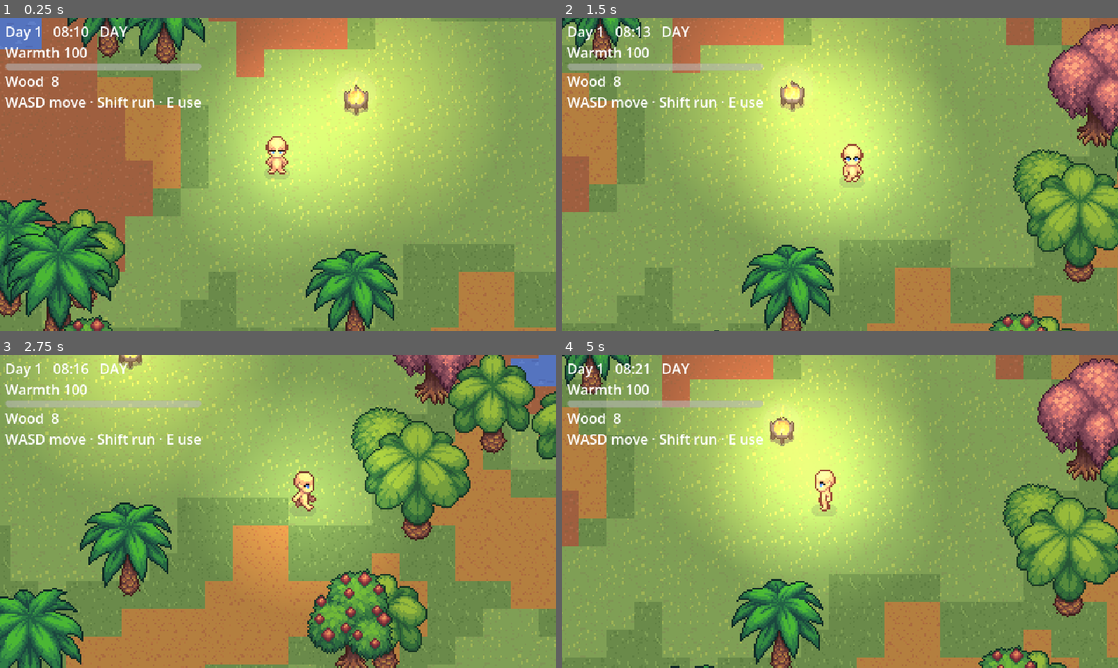
Above: before the commit, frames 1-4 (two rows, left to right).
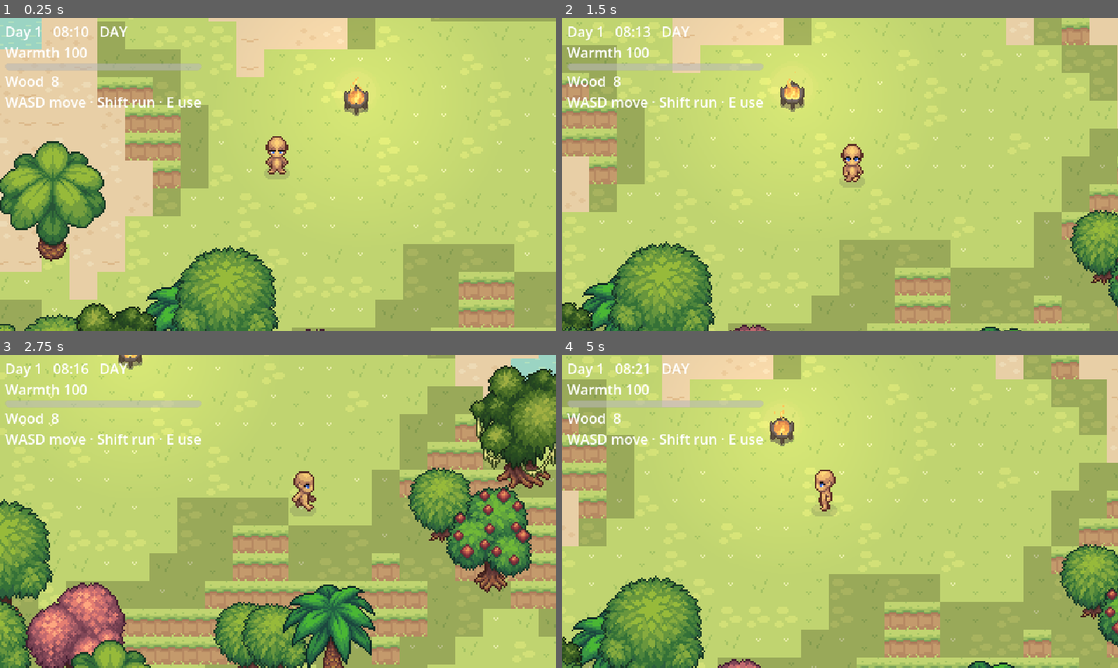
Above: after the commit, the same moments.

Repository: 1oscarhann/Project-Elden
Game: Godot game, scene res://scenes/main/Main.tscn
Same seed, same stepped clock (60 frames per second), same inputs: the game is played once before the commit and once after it.
Inputs:
- Up to frame 1 (0.25 s): no input
- Up to frame 2 (1.5 s): tap Enter at 0.5 s; hold D (move_right) 0.53-1.28 s; hold Shift (run) 0.53-1.28 s; hold S (move_down) from 1.28 s (still down); tap E (interact) at 1.35 s
- Up to frame 3 (2.75 s): tap Shift (run) at 1.55 s; release S (move_down) at 2.03 s; hold D (move_right) from 2.03 s (still down); hold Shift (run) from 2.03 s (still down)
- Up to frame 4 (5 s): release D (move_right) at 2.78 s; release Shift (run) at 2.78 s; hold W (move_up) 2.78-3.53 s; tap Shift (run) at 2.85, 3.8, 4.35 s; hold E (interact) 3.53-4.28 s; hold A (move_left) from 3.53 s (still down)

The runs differ from the first frame. In frame 1, 86% of the frame differs, in the area x 0-100%, y 0-100%; in frame 2, 86%; in frame 3, 88%; in frame 4, 87%.

Commit message:
Replace island terrain with Sprout Lands tiles, and animate the water
Swaps the derived-palette placeholder for real 16x16 art from the Sprout Lands
Basic pack by Cup Nooble. The sheets are a clean 16px grid, so tiles slice
losslessly rather than being redrawn.

- tools/build_terrain_atlas.gd composites exact cells into the 4x6 atlas, and
  tools/build_tileset.gd rebuilds the TileSet from it. Both replace the old
  python generator, which could not read PNGs. Cells were chosen by scanning
  every cell for full opacity: the sheets are mostly autotile blobs on
  transparency, and only rows 5-6 of Grass and Tilled_Dirt hold solid interiors.
- Water.png is four animation frames of one tile, so the two water rows are a
  single ANIMATED tile each rather than four variants. world.gd paints water at
  column 0 always and randomises the column only on land. Water keeps the
  collision that stops the player leaving the island.
- The pack has no dark grass and only one water tile, so forest and deep water
  are darkened copies. The licence explicitly permits modification.

The bright new tiles exposed a defect from Phase 4: the campfire was casting a
spotlight at midday. DayNight gains darkness() (0 in daylight, 1 at deep night)
and in-world lights now scale by it, so the fire glow reads as a subtle warmth
by day and a real pool of light at night. The player's lantern glow gets the
same treatment through a small reusable ambient_light.gd.

LICENCE - important: Sprout Lands is NON-COMMERCIAL only, forbids NFT and AI
training use, requires crediting Cup Nooble, and forbids redistributing the
pack itself. The CraftPix packs allow commercial use; this one does not, so the
project as a whole is now non-commercial. Full terms are reproduced in
CREDITS.md as the licence requires for open-source projects, and only the four
sheets actually used are committed.

Verified on Godot 4.7.stable: both water rows animate with four frames, every
water cell uses the animated column, land still uses all four variant columns,
the map is fully painted, running east for 700 frames never leaves painted
land, and the fire's light measures 0.22 by day against 1.25 at night.

Co-Authored-By: Claude Opus 5 <noreply@anthropic.com>
Claude-Session: https://claude.ai/code/session_01X54Gi8KLFhnSRdAs74NsCF

Diff:
--- a/assets/tiles/island_terrain.tres
+++ b/assets/tiles/island_terrain.tres
@@ -4,22 +4,18 @@
 
 [sub_resource type="TileSetAtlasSource" id="TileSetAtlasSource_42m2q"]
 texture = ExtResource("1_52brj")
+0:0/animation_frame_0/duration = 0.45
+0:0/animation_frame_1/duration = 0.45
+0:0/animation_frame_2/duration = 0.45
+0:0/animation_frame_3/duration = 0.45
 0:0/0 = 0
 0:0/0/physics_layer_0/polygon_0/points = PackedVector2Array(-8, -8, 8, -8, 8, 8, -8, 8)
-1:0/0 = 0
-1:0/0/physics_layer_0/polygon_0/points = PackedVector2Array(-8, -8, 8, -8, 8, 8, -8, 8)
-2:0/0 = 0
-2:0/0/physics_layer_0/polygon_0/points = PackedVector2Array(-8, -8, 8, -8, 8, 8, -8, 8)
-3:0/0 = 0
-3:0/0/physics_layer_0/polygon_0/points = PackedVector2Array(-8, -8, 8, -8, 8, 8, -8, 8)
+0:1/animation_frame_0/duration = 0.45
+0:1/animation_frame_1/duration = 0.45
+0:1/animation_frame_2/duration = 0.45
+0:1/animation_frame_3/duration = 0.45
 0:1/0 = 0
 0:1/0/physics_layer_0/polygon_0/points = PackedVector2Array(-8, -8, 8, -8, 8, 8, -8, 8)
-1:1/0 = 0
-1:1/0/physics_layer_0/polygon_0/points = PackedVector2Array(-8, -8, 8, -8, 8, 8, -8, 8)
-2:1/0 = 0
-2:1/0/physics_layer_0/polygon_0/points = PackedVector2Array(-8, -8, 8, -8, 8, 8, -8, 8)
-3:1/0 = 0
-3:1/0/physics_layer_0/polygon_0/points = PackedVector2Array(-8, -8, 8, -8, 8, 8, -8, 8)
 0:2/0 = 0
 1:2/0 = 0
 2:2/0 = 0
--- a/scenes/player/Player.tscn
+++ b/scenes/player/Player.tscn
@@ -1,7 +1,8 @@
-[gd_scene load_steps=8 format=3]
+[gd_scene load_steps=9 format=3]
 
 [ext_resource type="Script" path="res://scripts/player/player.gd" id="script_player"]
 [ext_resource type="Script" path="res://scripts/player/player_camera.gd" id="script_camera"]
+[ext_resource type="Script" path="res://scripts/world/ambient_light.gd" id="script_light"]
 [ext_resource type="SpriteFrames" path="res://scenes/player/player_frames.tres" id="frames_player"]
 [ext_resource type="Texture2D" uid="uid://caouxh8cvdqd4" path="res://assets/characters/shadow_single.png" id="tex_shadow"]
 
@@ -46,6 +47,7 @@
 position_smoothing_speed = 6.0
 
 [node name="Glow" type="PointLight2D" parent="."]
+script = ExtResource("script_light")
 position = Vector2(0, -10)
 color = Color(1, 0.91, 0.74, 1)
 energy = 0.5
--- a/scripts/globals/day_night.gd
+++ b/scripts/globals/day_night.gd
@@ -68,6 +68,20 @@
 	return Phase.NIGHT
 
 
+## 0 in full daylight, 1 at deepest night, ramping across dawn and dusk.
+## Lights scale their energy by this so they do not glare at midday.
+func darkness() -> float:
+	if time_of_day < DAWN_START:
+		return 1.0
+	if time_of_day < DAY_START:
+		return inverse_lerp(DAY_START, DAWN_START, time_of_day)
+	if time_of_day < DUSK_START:
+		return 0.0
+	if time_of_day < NIGHT_START:
+		return inverse_lerp(DUSK_START, NIGHT_START, time_of_day)
+	return 1.0
+
+
 ## 24-hour readout for the debug HUD.
 func clock_text() -> String:
 	var minutes := int(time_of_day * 24.0 * 60.0)
--- /dev/null
+++ b/scripts/world/ambient_light.gd
@@ -0,0 +1,21 @@
+extends PointLight2D
+
+## Fades a light out during the day so it never glares at midday.
+##
+## Drop this on any PointLight2D that represents a small in-world light; it
+## keeps the authored energy as its night-time maximum.
+
+## Fraction of the authored energy that still shows in full daylight.
+@export_range(0.0, 1.0) var day_floor := 0.0
+
+var _full_energy := 1.0
+
+
+func _ready() -> void:
+	_full_energy = energy
+	DayNight.ticked.connect(_on_ticked)
+	_on_ticked(DayNight.time_of_day)
+
+
+func _on_ticked(_time_of_day: float) -> void:
+	energy = _full_energy * lerpf(day_floor, 1.0, DayNight.darkness())
--- a/scripts/world/campfire.gd
+++ b/scripts/world/campfire.gd
@@ -34,6 +34,8 @@
 @export var flare_seconds := 0.45
 ## Colour of the cold coals left when the fire goes out.
 @export var ember_tint := Color(0.5, 0.31, 0.26, 0.8)
+## Fraction of the fire's light that still shows in full daylight.
+@export_range(0.0, 1.0) var day_light_floor := 0.18
 
 @onready var _flame: AnimatedSprite2D = $Flame
 @onready var _light: PointLight2D = $Light
@@ -146,7 +148,8 @@
 		_flame.play(stage)
 	# Size and light both track fuel, so a dying fire visibly shrinks.
 	_flame.scale = Vector2.ONE * (lerpf(0.72, 1.05, ratio) * _flare)
-	_light.energy = lerpf(0.35, 1.25, ratio) * _flare
+	# Scale by darkness too, or the fire casts a spotlight at midday.
+	_light.energy = lerpf(0.35, 1.25, ratio) * _flare * lerpf(day_light_floor, 1.0, DayNight.darkness())
 	_light.texture_scale = lerpf(0.45, 1.0, ratio)
 
 
@@ -158,7 +161,7 @@
 		_flame.play("ember")
 	_flame.modulate = ember_tint
 	_flame.scale = Vector2.ONE * 0.5
-	_light.energy = 0.1
+	_light.energy = 0.1 * lerpf(day_light_floor, 1.0, DayNight.darkness())
 	_light.texture_scale = 0.25
 
 
--- a/scripts/world/world.gd
+++ b/scripts/world/world.gd
@@ -14,7 +14,7 @@
 ## Terrain rows at or above this are dry land; below it is water, which is the
 ## layer that carries collision.
 const FIRST_LAND: int = Terrain.SAND
-## Columns per terrain row in the atlas, picked at random to break up flat areas.
+## Columns per terrain row in the atlas: variants on land, animation frames on water.
 const VARIANTS := 4
 const SOURCE_ID := 0
 
@@ -83,10 +83,12 @@
 		var row: PackedByteArray = grid[y]
 		for x in generator.map_size.x:
 			var terrain := int(row[x])
-			var cell := Vector2i(x, y)
-			var atlas := Vector2i(_rng.randi_range(0, VARIANTS - 1), terrain)
-			var layer: TileMapLayer = ground_layer if terrain >= FIRST_LAND else water_layer
-			layer.set_cell(cell, SOURCE_ID, atlas)
+			var is_land := terrain >= FIRST_LAND
+			# Land rows hold four interchangeable variants; the water rows hold a
+			# single animated tile whose columns are frames, not variants.
+			var column := _rng.randi_range(0, VARIANTS - 1) if is_land else 0
+			var layer: TileMapLayer = ground_layer if is_land else water_layer
+			layer.set_cell(Vector2i(x, y), SOURCE_ID, Vector2i(column, terrain))
 
 
 func _scatter_trees(grid: Array, spawn: Vector2i, fire: Vector2i) -> void:
--- /dev/null
+++ b/tools/build_terrain_atlas.gd
@@ -0,0 +1,67 @@
+extends SceneTree
+
+## Builds assets/tiles/island_terrain.png from the Sprout Lands sheets.
+##
+## The atlas is 4 columns x 6 rows of 16px tiles, one terrain per row, in the
+## order consumed by scripts/world/island_generator.gd. Columns are variants,
+## except the two water rows where the four columns are animation frames.
+##
+## Run with:  godot --headless --path . --script res://tools/build_terrain_atlas.gd
+
+const TILE := 16
+const COLS := 4
+const SRC := "res://assets/tiles/sprout_lands/"
+
+## row -> [sheet, [cells...], darken]
+## Cells are (x, y) in 16px units within that sheet. Chosen by scanning every
+## cell for full opacity; see CLAUDE.md for the coordinates and why.
+const LAYOUT := [
+	# Deep water: the pack has one water tile, so depth is that tile darkened.
+	["Water.png", [Vector2i(0, 0), Vector2i(1, 0), Vector2i(2, 0), Vector2i(3, 0)], 0.62],
+	["Water.png", [Vector2i(0, 0), Vector2i(1, 0), Vector2i(2, 0), Vector2i(3, 0)], 1.0],
+	# Beaches use the pack's pale tilled earth — it reads as sand at this size.
+	["Tilled_Dirt.png", [Vector2i(0, 5), Vector2i(1, 5), Vector2i(2, 5), Vector2i(0, 6)], 1.0],
+	["Grass.png", [Vector2i(0, 5), Vector2i(1, 5), Vector2i(2, 6), Vector2i(3, 6)], 1.0],
+	# The pack has no dark grass, so forest is its grass darkened. The licence
+	# explicitly allows modifying the assets.
+	["Grass.png", [Vector2i(0, 5), Vector2i(1, 5), Vector2i(2, 6), Vector2i(3, 6)], 0.80],
+	# Brown earth from the underside of the hill cliffs.
+	["Hills.png", [Vector2i(0, 8), Vector2i(1, 8), Vector2i(2, 8), Vector2i(1, 2)], 1.0],
+]
+
+
+func _initialize() -> void:
+	var out := Image.create(TILE * COLS, TILE * LAYOUT.size(), false, Image.FORMAT_RGBA8)
+	var sheets := {}
+	for row in LAYOUT.size():
+		var entry: Array = LAYOUT[row]
+		var name: String = entry[0]
+		if not sheets.has(name):
+			var path := SRC + name
+			if not ResourceLoader.exists(path) and not FileAccess.file_exists(path):
+				push_error("Missing %s — extract the Sprout Lands basic pack into %s" % [name, SRC])
+				quit(1)
+				return
+			var img := Image.load_from_file(ProjectSettings.globalize_path(path))
+			img.convert(Image.FORMAT_RGBA8)
+			sheets[name] = img
+		var sheet: Image = sheets[name]
+		var cells: Array = entry[1]
+		var darken: float = entry[2]
+		for col in COLS:
+			var cell: Vector2i = cells[col % cells.size()]
+			var piece: Image = sheet.get_region(Rect2i(cell * TILE, Vector2i(TILE, TILE)))
+			if not is_equal_approx(darken, 1.0):
+				_darken(piece, darken)
+			out.blit_rect(piece, Rect2i(0, 0, TILE, TILE), Vector2i(col * TILE, row * TILE))
+	var err := out.save_png("res://assets/tiles/island_terrain.png")
+	print("wrote assets/tiles/island_terrain.png  (%dx%d)  save=%s"
+		% [out.get_width(), out.get_height(), error_string(err)])
+	quit()
+
+
+func _darken(img: Image, factor: float) -> void:
+	for y in img.get_height():
+		for x in img.get_width():
+			var c := img.get_pixel(x, y)
+			img.set_pixel(x, y, Color(c.r * factor, c.g * factor, c.b * factor, c.a))
--- /dev/null
+++ b/tools/build_tileset.gd
@@ -0,0 +1,68 @@
+extends SceneTree
+
+## Builds assets/tiles/island_terrain.tres from the atlas PNG.
+##
+## Not hand-written because the config is non-trivial: the two water rows are a
+## single ANIMATED tile each (their four columns are frames, not variants) and
+## carry the collision that stops the player walking into the sea, while the
+## four land rows are four static variants with no collision.
+##
+## Run with:  godot --headless --path . --script res://tools/build_tileset.gd
+
+const TILE := Vector2i(16, 16)
+const COLS := 4
+const ROWS := 6
+## Rows below this are water: animated, and solid.
+const LAND_ROW := 2
+const WATER_FPS := 0.45
+
+
+func _initialize() -> void:
+	var ts := TileSet.new()
+	ts.tile_size = TILE
+	ts.add_physics_layer(0)
+	ts.set_physics_layer_collision_layer(0, 1)
+	ts.set_physics_layer_collision_mask(0, 1)
+
+	var src := TileSetAtlasSource.new()
+	src.texture = load("res://assets/tiles/island_terrain.png")
+	src.texture_region_size = TILE
+	# Must be added before any tile data is touched, or tiles inherit zero
+	# physics layers and every collision polygon silently goes nowhere.
+	ts.add_source(src, 0)
+
+	var solid := 0
+	for row in ROWS:
+		if row < LAND_ROW:
+			# One animated tile whose frames run across the row.
+			var coord := Vector2i(0, row)
+			src.create_tile(coord)
+			src.set_tile_animation_frames_count(coord, COLS)
+			for frame in COLS:
+				src.set_tile_animation_frame_duration(coord, frame, WATER_FPS)
+			var td := src.get_tile_data(coord, 0)
+			td.add_collision_polygon(0)
+			td.set_collision_polygon_points(0, 0, PackedVector2Array([
+				Vector2(-8, -8), Vector2(8, -8), Vector2(8, 8), Vector2(-8, 8)]))
+			solid += 1
+		else:
+			for col in COLS:
+				src.create_tile(Vector2i(col, row))
+
+	print("save=", error_string(ResourceSaver.save(ts, "res://assets/tiles/island_terrain.tres")))
+
+	# Read back and prove the animation and collision actually persisted.
+	var rt: TileSet = ResourceLoader.load("res://assets/tiles/island_terrain.tres", "", ResourceLoader.CACHE_MODE_IGNORE)
+	var rs: TileSetAtlasSource = rt.get_source(0)
+	var animated := 0
+	var collide := 0
+	for row in ROWS:
+		var coord := Vector2i(0, row)
+		if rs.has_tile(coord):
+			if rs.get_tile_animation_frames_count(coord) > 1:
+				animated += 1
+			if rs.get_tile_data(coord, 0).get_collision_polygons_count(0) > 0:
+				collide += 1
+	print("reloaded: %d animated water tiles, %d with collision (expected %d each)"
+		% [animated, collide, LAND_ROW])
+	quit(0 if animated == LAND_ROW and collide == LAND_ROW else 1)
Binary file changed: assets/tiles/island_terrain.png
Binary file added: assets/tiles/sprout_lands/Grass.png
Not shown, added: assets/tiles/sprout_lands/Grass.png.import
Binary file added: assets/tiles/sprout_lands/Hills.png
Not shown, added: assets/tiles/sprout_lands/Hills.png.import
Binary file added: assets/tiles/sprout_lands/Tilled_Dirt.png
Not shown, added: assets/tiles/sprout_lands/Tilled_Dirt.png.import
Binary file added: assets/tiles/sprout_lands/Water.png
Not shown, added: assets/tiles/sprout_lands/Water.png.import
Binary file removed: docs/reference/tileset_reference_preview.webp
Not shown, added: scripts/world/ambient_light.gd.uid
Not shown, added: tools/build_terrain_atlas.gd.uid
(and 5 more such lines)
